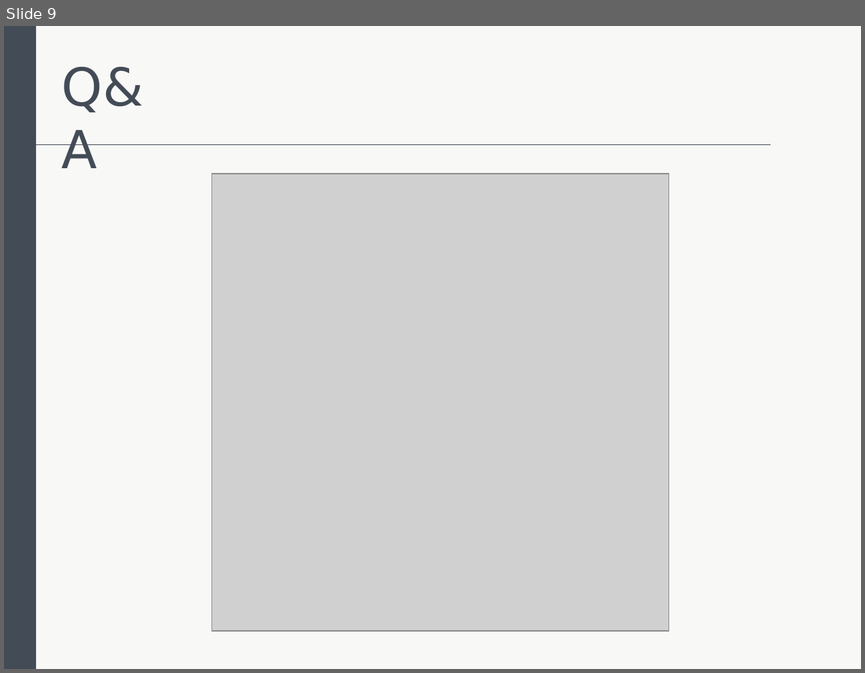
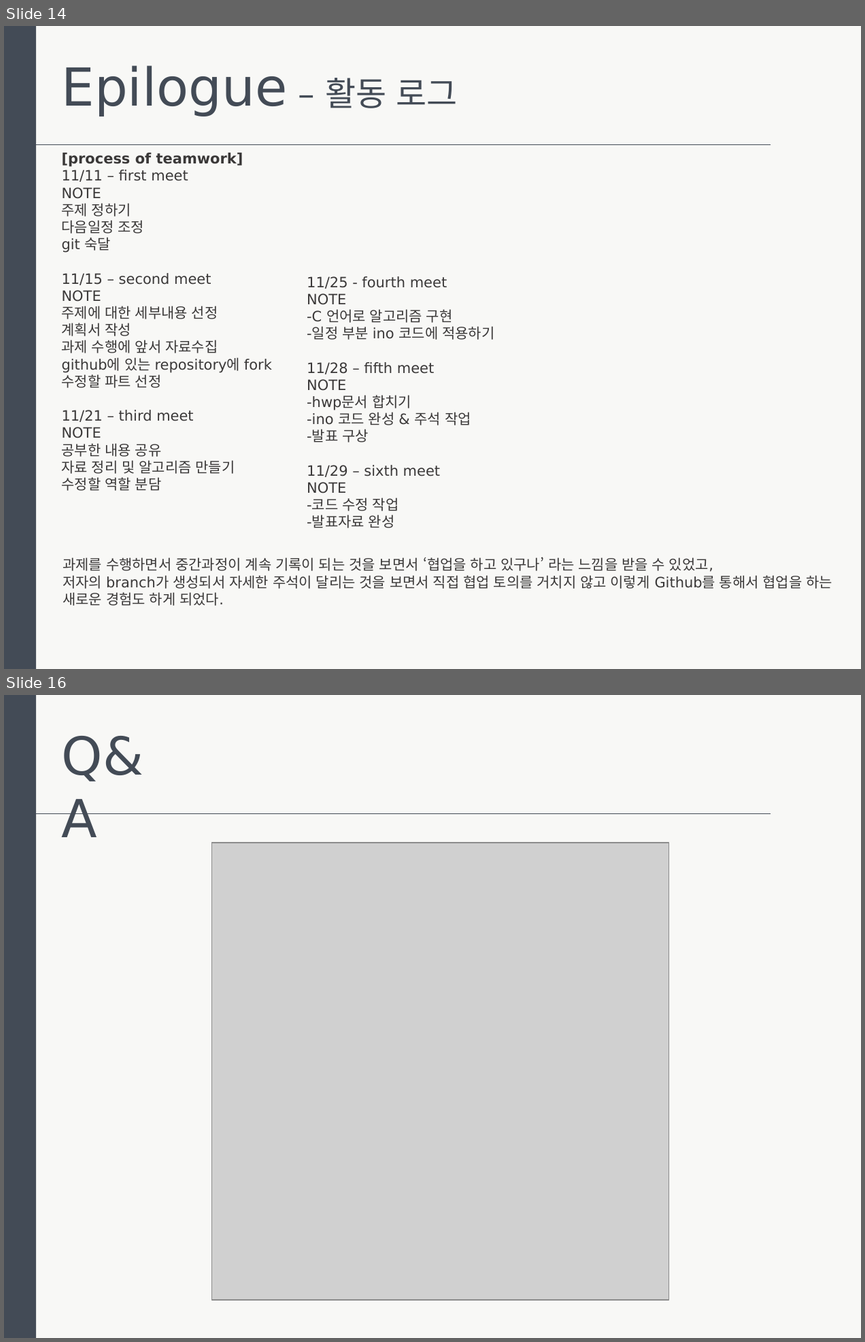
Before and after one commit to Unoong/DoorLockCode, a slide deck: 발표자료.pptx. Shown one above the other, each under a label of ours: slide 9 before the commit, slides 14 and 16 after it; the slides between them are not shown. The pictures are 865x673 and 865x1342 pixels, drawn with LibreOffice and Linux fonts; fonts in the diff are those of the drawing; grey boxes stand for pictures. Boxes give left, top, right and bottom in pixels: in the first picture for what was removed or moved away, otherwise in the second. Text is boxed around its words. In the diff, an @@ line names an element or a change of style, - is before the commit and + after.

```diff
--- a/발표자료.pptx
+++ b/발표자료.pptx
@@ slide 14 added at (4, 26, 861, 669), background #F8F8F6 @@
@@ rectangle added at (4, 26, 37, 669), fill #434B56 @@
@@ text added at (62, 65, 458, 116), 44 pt, text #434B56 @@
+Epilogue – 활동 로그
@@ line added from (37, 145) to (771, 145), #434B56 0.5 pt @@
@@ text added at (62, 152, 272, 490), 12 pt, text #3A3838 @@
+[process of teamwork]
+11/11 – first meet
+NOTE
+주제 정하기
+다음일정 조정
+git 숙달
+11/15 – second meet
+NOTE
+주제에 대한 세부내용 선정
+계획서 작성
+과제 수행에 앞서 자료수집
+github에 있는 repository에 fork
+수정할 파트 선정
+11/21 – third meet
+NOTE
+공부한 내용 공유
+자료 정리 및 알고리즘 만들기
+수정할 역할 분담
@@ text added at (307, 276, 494, 528), 12 pt, text #3A3838 @@
+11/25 - fourth meet
+NOTE
+-C 언어로 알고리즘 구현
+-일정 부분 ino 코드에 적용하기
+11/28 – fifth meet
+NOTE
+-hwp문서 합치기
+-ino 코드 완성 & 주석 작업
+-발표 구상
+11/29 – sixth meet
+NOTE
+-코드 수정 작업
+-발표자료 완성
@@ text added at (62, 556, 832, 605), 12 pt, text #3A3838 @@
+과제를 수행하면서 중간과정이 계속 기록이 되는 것을 보면서 ‘협업을 하고 있구나’ 라는 느낌을 받을 수 있었고,
+저자의 branch가 생성되서 자세한 주석이 달리는 것을 보면서 직접 협업 토의를 거치지 않고 이렇게 Github를 통해서 협업을 하는 새로운 경험도 하게 되었다.
@@ what was slide 9 is now slide 16 @@
```
Also in this commit, not shown: 3 slides changed, 10 other slides added, 4 slides removed.
